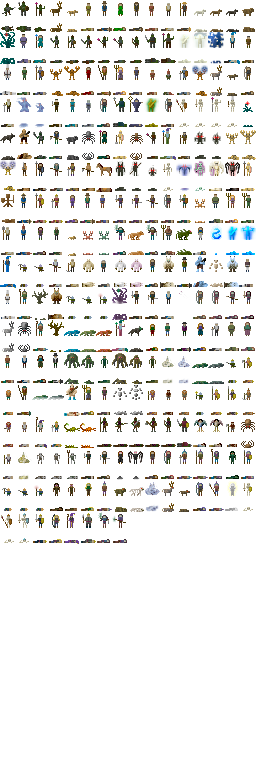
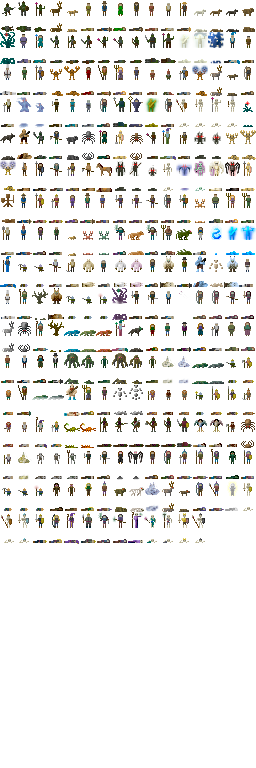
Before/after of a 256 x 768 layered artwork. What changed in the layer stack:
painted on "Background" over left=128, top=511, right=205, bottom=543
